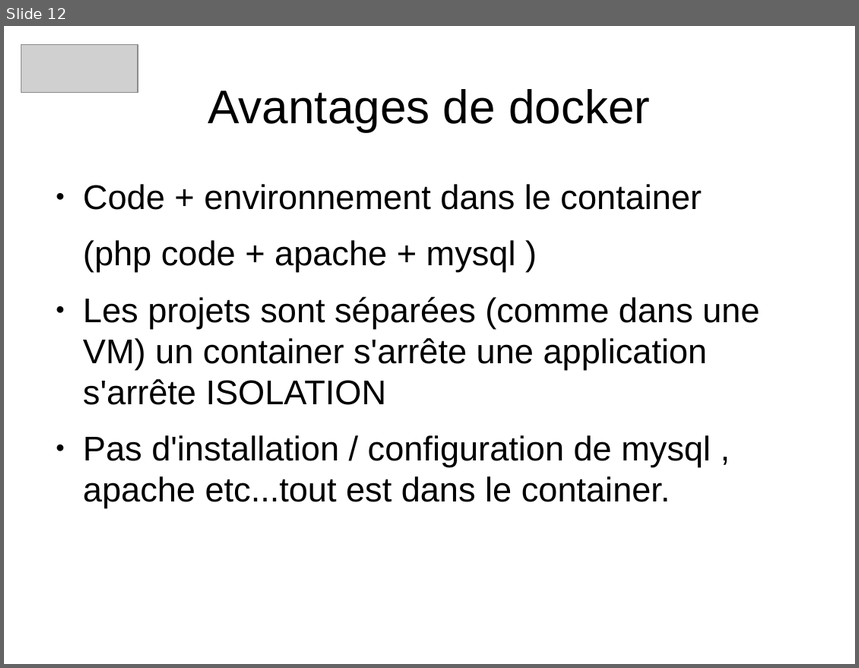
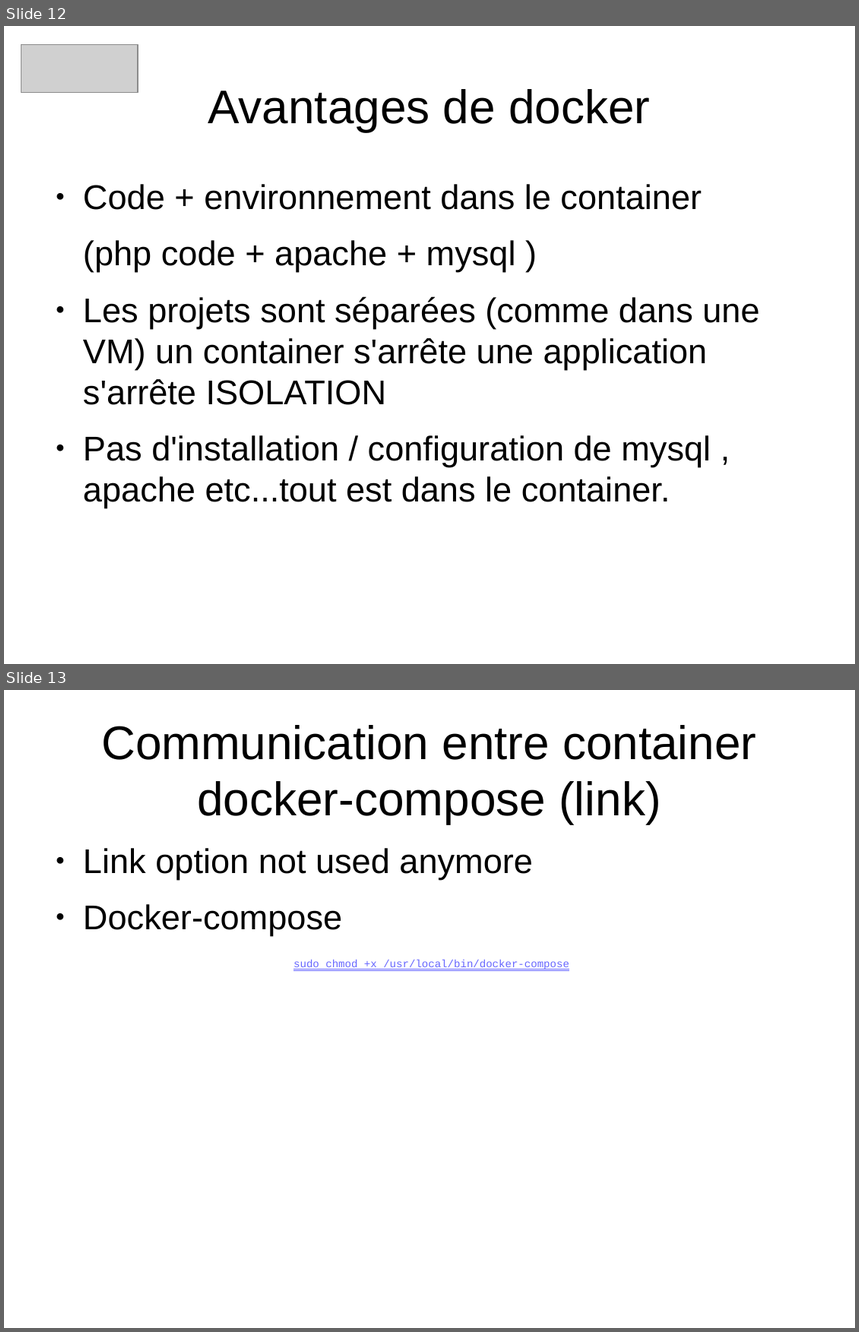
Before and after one commit to heylve/current, a slide deck: Rencontre_devs/docker_dev_conf_20_11_2017.odp. Shown one above the other, each under a label of ours: slide 12 before the commit, slides 12 and 13 after it. The pictures are 859x668 and 859x1332 pixels, drawn with LibreOffice and Linux fonts; fonts in the diff are those of the drawing; grey boxes stand for pictures. Boxes give left, top, right and bottom in pixels: in the first picture for what was removed or moved away, otherwise in the second. Text is boxed around its words. In the diff, an @@ line names an element or a change of style, - is before the commit and + after.

Commit message:
latest wip on docker pres

```diff
--- a/Rencontre_devs/docker_dev_conf_20_11_2017.odp
+++ b/Rencontre_devs/docker_dev_conf_20_11_2017.odp
@@ slide 13 added at (x1=4, y1=690, x2=855, y2=1328), background #FFFFFF @@
@@ title added at (x1=101, y1=725, x2=756, y2=825), 44 pt, text #000000 @@
+Communication entre container docker-compose (link)
@@ text added at (x1=83, y1=848, x2=533, y2=936), 32 pt, text #000000 @@
+● Link option not used anymore
+● Docker-compose
@@ text added at (x1=294, y1=960, x2=569, y2=971), 10 pt, text #6666FF, underline @@
+sudo chmod +x /usr/local/bin/docker-compose
```
